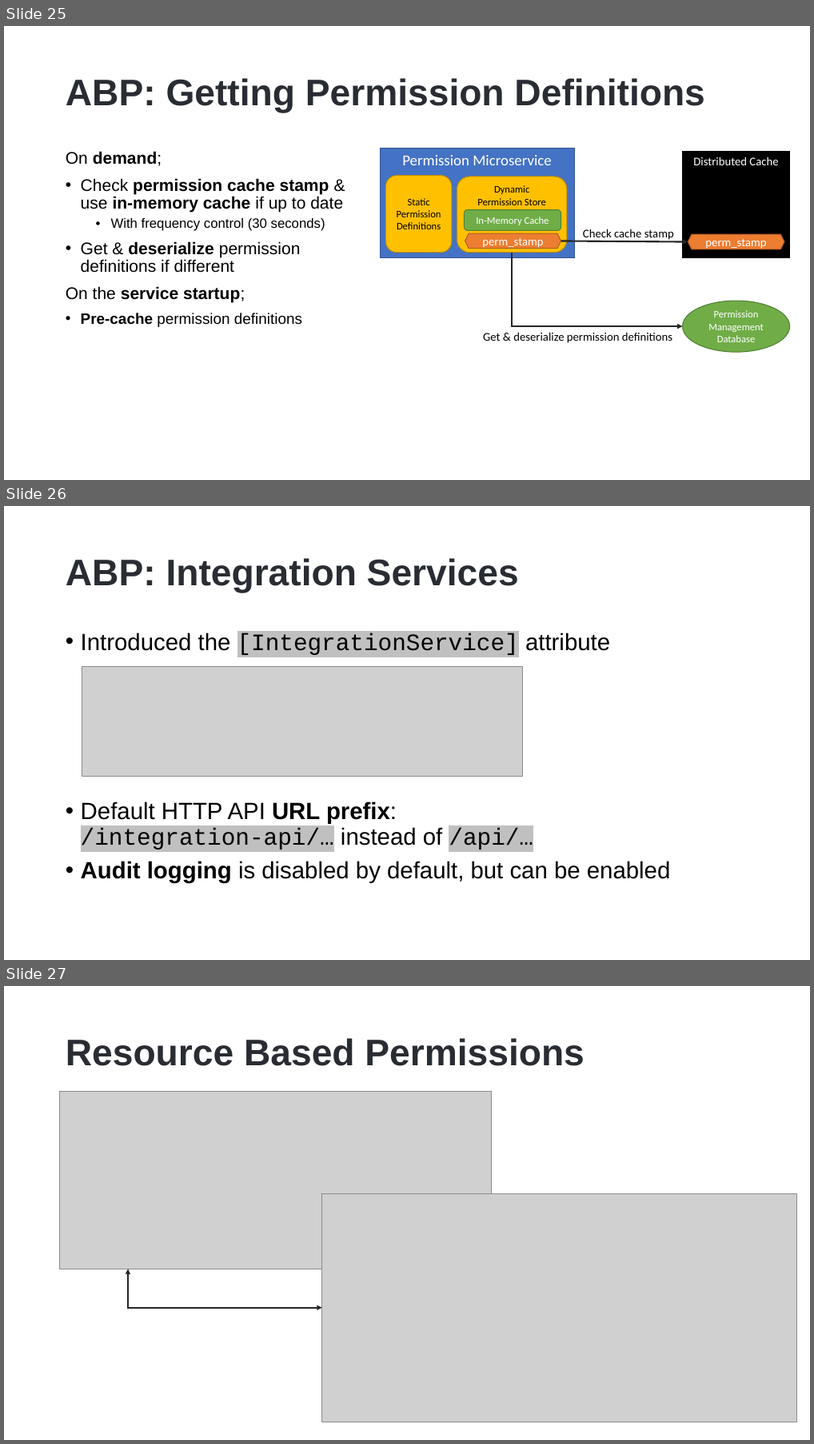
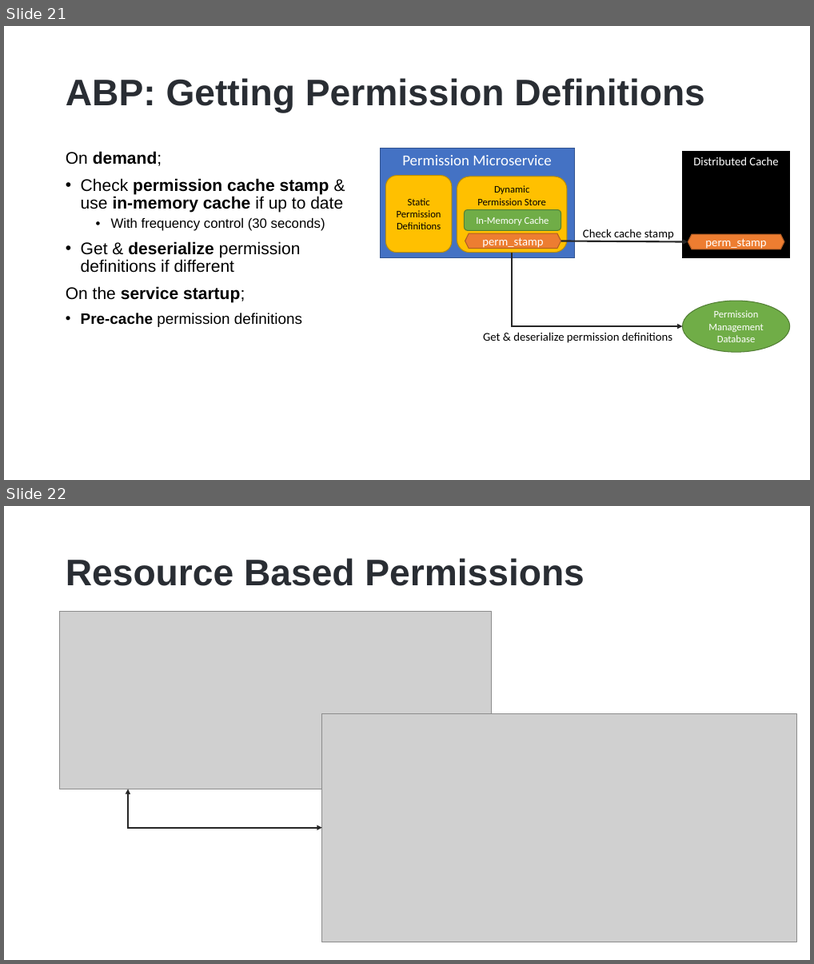
Before and after one commit to hikalkan/presentations, a slide deck: 2022-10-15 Authorization-In-Distributed-Systems/Authorization-In-Distributed-Systems-Short.pptx. Shown one above the other, each under a label of ours: slides 25, 26 and 27 before the commit, slides 21 and 22 after it. The pictures are 814x1444 and 814x964 pixels, drawn with LibreOffice and Linux fonts; fonts in the diff are those of the drawing; grey boxes stand for pictures; background and template pictures are left out. Boxes give left, top, right and bottom in pixels: in the first picture for what was removed or moved away, otherwise in the second. Text is boxed around its words. In the diff, an @@ line names an element or a change of style, - is before the commit and + after.

```diff
--- a/2022-10-15 Authorization-In-Distributed-Systems/Authorization-In-Distributed-Systems-Short.pptx
+++ b/2022-10-15 Authorization-In-Distributed-Systems/Authorization-In-Distributed-Systems-Short.pptx
@@ slide 26 removed at (x1=4, y1=506, x2=810, y2=960), background picture (left out) @@
@@ title removed at (x1=66, y1=558, x2=519, y2=593) @@
-ABP: Integration Services
@@ text removed at (x1=81, y1=632, x2=671, y2=883) @@
-• Introduced the [IntegrationService] attribute
-• Default HTTP API URL prefix:
-  /integration-api/… instead of /api/…
-• Audit logging is disabled by default, but can be enabled
@@ picture removed at (x1=82, y1=666, x2=522, y2=776) @@
@@ what was slide 25 is now slide 21 @@
@@ what was slide 27 is now slide 22 @@
```
Also in this commit, not shown: 4 other slides removed.
